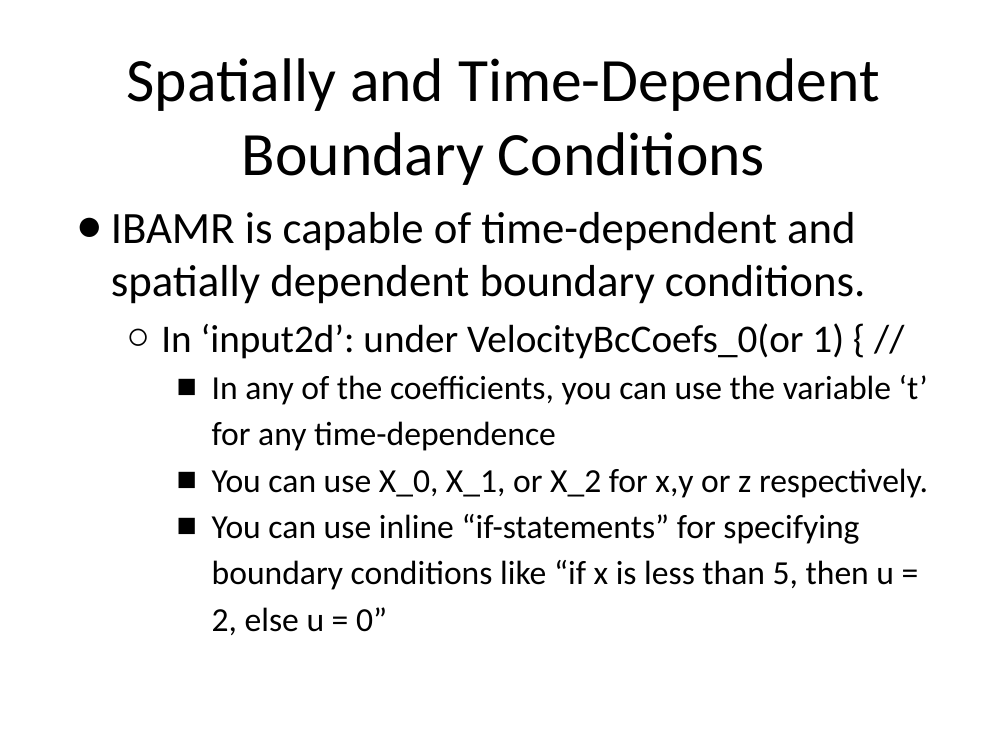
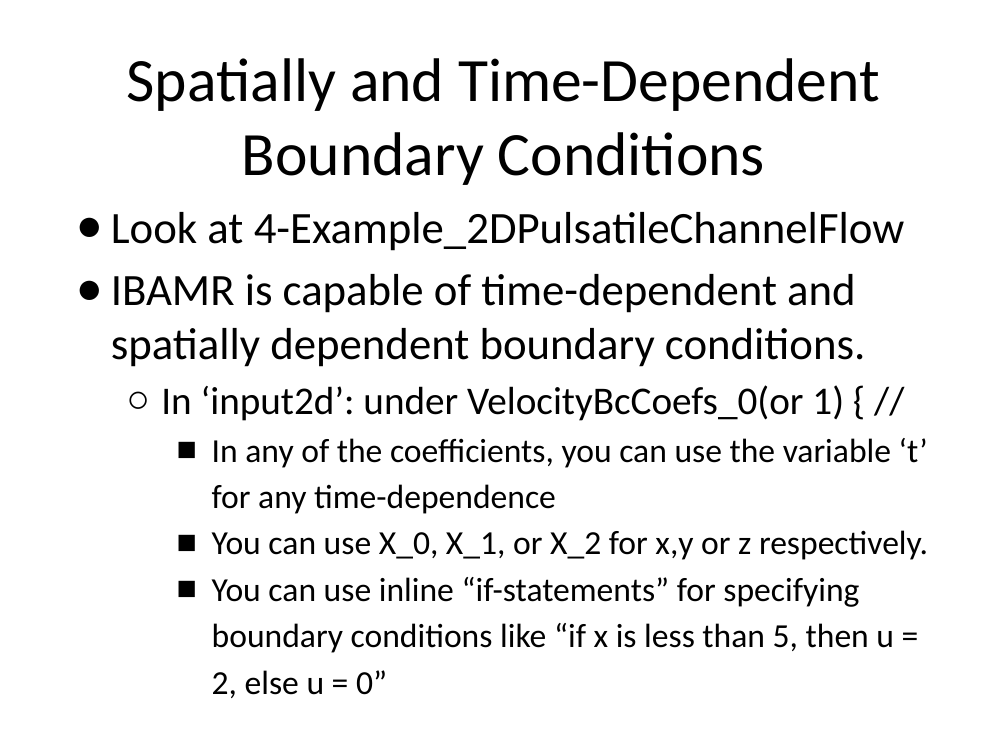
Before and after one commit to fairyflies9/IBAMR-Tutorials, a slide deck: slide 9 of IBAMR Lectures/Lecture 4 - IBAMR Tutorial_ Boundary Conditions.pptx. Drawn at 1008x756 pixels with LibreOffice and Linux fonts; fonts in the diff are those of the drawing. Boxes give left, top, right and bottom in pixels: in the first picture for what was removed or moved away, otherwise in the second. Text is boxed around its words. In the diff, an @@ line names an element or a change of style, - is before the commit and + after.

Commit message:
Update Lecture 4 - IBAMR Tutorial_ Boundary Conditions.pptx
small edits

```diff
--- a/IBAMR Lectures/Lecture 4 - IBAMR Tutorial_ Boundary Conditions.pptx
+++ b/IBAMR Lectures/Lecture 4 - IBAMR Tutorial_ Boundary Conditions.pptx
@@ text at [111,212,904,251]: paragraph added @@
+● Look at 4-Example_2DPulsatileChannelFlow
```
Also in this commit, not shown: 1 other slide changed.
